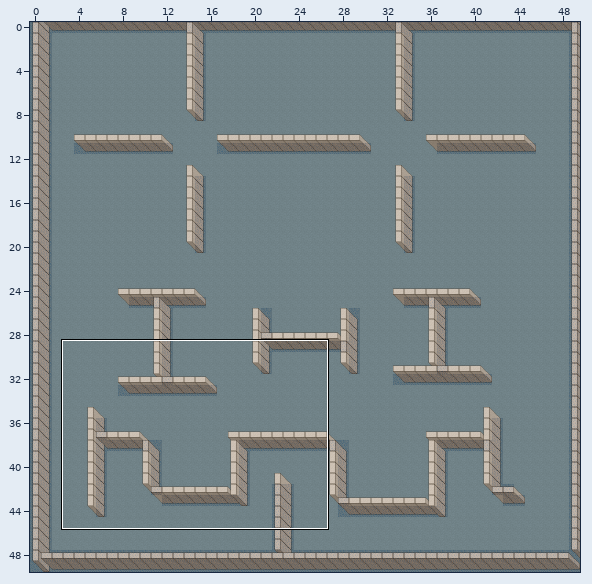
Tiled map: Debug.win32/ArcherBattle_Tiledmap_1.tmx. The picture above shows the old version from afar; the outline marks the close-up.
Close-up. As it was:
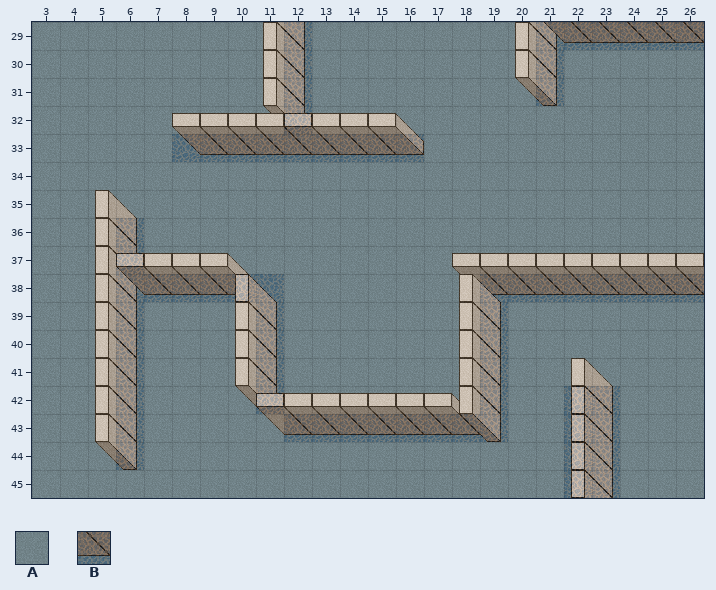
Cells are 32x32 px. Shown: x 3..26, y 29..45. The commit also changed other parts of the map, which this record leaves out.
Key: from "ArcherBattle_TiledMap_1": A 117, B 124.
_ is an empty cell.
Layers that did not change in this view are not listed.
Layer "meta" before, first column x 3:
29 AAAAAAAAABAAAAAAAABBBBBB
30 AAAAAAAAABAAAAAAAABAAAAA
31 AAAAAAAAABAAAAAAAABAAAAA
32 AAAAAAAAABAAAAAAAAAAAAAA
33 AAAAABBBBBBBBBAAAAAAAAAA
34 AAAAAAAAAAAAAAAAAAAAAAAA
35 AAAAAAAAAAAAAAAAAAAAAAAA
36 AAABAAAAAAAAAAAAAAAAAAAA
37 AAABAAAAAAAAAAAAAAAAAAAA
38 AAABBBBBBAAAAAAABBBBBBBB
39 AAABAAAABAAAAAAABAAAAAAA
40 AAABAAAABAAAAAAABAAAAAAA
41 AAABAAAABAAAAAAABAAAAAAA
42 AAABAAAABAAAAAAABAABBAAA
43 AAABAAAAABBBBBBBBAABBAAA
44 AAABAAAAAAAAAAAAAAABBAAA
45 AAAAAAAAAAAAAAAAAAABBAAA
New version:
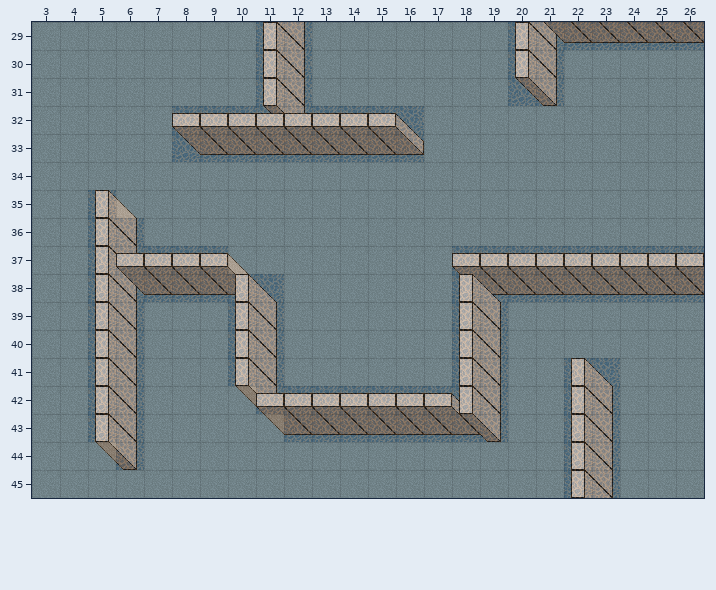
See-through tiles are keyed as they look on the map.
Changes in this commit:
{"where": "layer \"meta\""}
{"y":29,"x":11,"old":"A","new":"B"}
{"y":29,"x":20,"old":"A","new":"B"}
{"y":30,"x":11,"old":"A","new":"B"}
{"y":30,"x":20,"old":"A","new":"B"}
{"y":31,"x":11,"old":"A","new":"B"}
{"y":31,"x":20,"old":"A","new":"B"}
{"y":32,"x":8,"old":"AAAA","new":"BBBB"}
{"y":32,"x":13,"old":"AAAA","new":"BBBB"}
{"y":35,"x":5,"old":"A","new":"B"}
{"y":36,"x":5,"old":"A","new":"B"}
{"y":37,"x":5,"old":"A","new":"B"}
{"y":37,"x":7,"old":"AAA","new":"BBB"}
{"y":37,"x":18,"old":"AAAAAAAAA","new":"BBBBBBBBB"}
{"y":38,"x":5,"old":"A","new":"B"}
{"y":38,"x":18,"old":"A","new":"B"}
{"y":39,"x":5,"old":"A","new":"B"}
{"y":39,"x":10,"old":"A","new":"B"}
{"y":39,"x":18,"old":"A","new":"B"}
{"y":40,"x":5,"old":"A","new":"B"}
{"y":40,"x":10,"old":"A","new":"B"}
{"y":40,"x":18,"old":"A","new":"B"}
{"y":41,"x":5,"old":"A","new":"B"}
{"y":41,"x":10,"old":"A","new":"B"}
{"y":41,"x":18,"old":"A","new":"B"}
{"y":41,"x":22,"old":"AA","new":"BB"}
{"y":42,"x":5,"old":"A","new":"B"}
{"y":42,"x":12,"old":"AAAAAAA","new":"BBBBBBB"}
{"y":43,"x":5,"old":"A","new":"B"}
